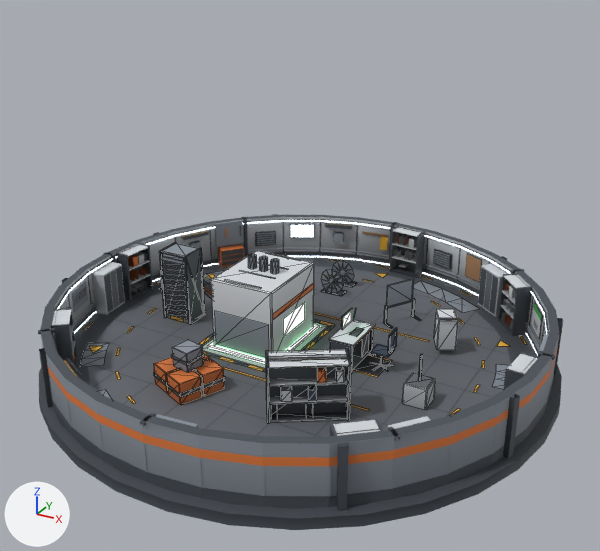
A saved change to the glTF model assets/models/electronics_fab_s_far.glb.
The view is the same before and after, from a camera (50 mm lens) standing at (8.27, -15.03, 9.47) and looking at (0.27, -0.5, 2.2). The axes (+X, +Y, +Z) are drawn at lower left. The lights are the same throughout. The first picture is the older version. Mesh edges are drawn as thin lines on the coarser meshes.

Objects in the first picture: 'Base', 'Interior'.
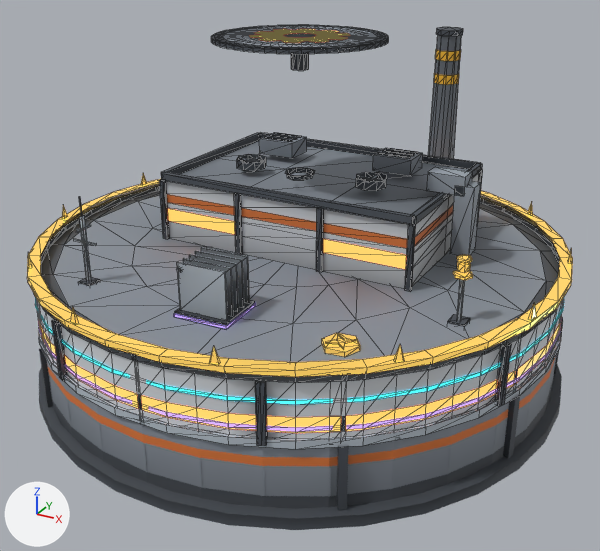
Changed parts and their boxes [x1, y1, x2, y2] in the pictures (600 x 551 px):
'Roof', added
    after: [34, 25, 564, 446]
    faces in mat_palette_001: [34, 25, 564, 446]
    faces in mat_neon_001: [39, 29, 560, 433]
'L5', added
    after: [27, 174, 573, 377]
    faces in mat_l5gold_001: [27, 174, 573, 377]
    faces in mat_palette_001: [448, 279, 470, 327]
'L4', added
    after: [39, 247, 561, 432]
    faces in mat_palette_001: [175, 247, 255, 326]
    faces in mat_l4band_001: [39, 303, 561, 432]
'L2', added
    after: [38, 197, 562, 449]
'L3', added
    after: [35, 298, 564, 405]
'Base', unchanged, covered by the edit
    before: [38, 214, 563, 530]
    after: [38, 318, 563, 530]
'Interior', unchanged, covered by the edit
    before: [80, 242, 527, 423]

The change, as a diff of the scene's bpy script:
```diff
--- a/assets/models/electronics_fab_s_far.glb.py
+++ b/assets/models/electronics_fab_s_far.glb.py
@@ mat_neon_001 @@
+mat_neon_001 = bpy.data.materials.new('Neon.001')
+# nodes: BsdfPrincipled, Mix, OutputMaterial, VertexColor
+# colours: orange #ff8c43, orange #e07a3a, mixed with the vertex colours
@@ mat_l5gold_001 @@
+mat_l5gold_001 = bpy.data.materials.new('L5Gold.001')
+# nodes: BsdfPrincipled, Mix, OutputMaterial, VertexColor
+# colours: orange #cba650, orange #ffd166, mixed with the vertex colours
@@ mat_l4band_001 @@
+mat_l4band_001 = bpy.data.materials.new('L4Band.001')
+# nodes: BsdfPrincipled, Mix, OutputMaterial, VertexColor
+# colours: purple #aa8eff, purple #a78bfa, mixed with the vertex colours
@@ mat_l3band_001 @@
+mat_l3band_001 = bpy.data.materials.new('L3Band.001')
+# nodes: BsdfPrincipled, Mix, OutputMaterial, VertexColor
+# colours: cyan #3ee0ff, mixed with the vertex colours
@@ me_roof @@
+me_roof.from_pydata(...)  # 2004 vertices, 2610 faces; spans x -5.69..5.69, y -5.72..5.72, z 1.38..7.18
+# faces by material slot: [402, 2208]
+me_roof.materials.append(mat_neon_001)
+me_roof.materials.append(mat_palette_001)
@@ me_l5_001 @@
+me_l5_001.from_pydata(...)  # 237 vertices, 282 faces; spans x -5.75..5.75, y -5.75..5.75, z 2.54..3.88
+# faces by material slot: [264, 18]
+me_l5_001.materials.append(mat_l5gold_001)
+me_l5_001.materials.append(mat_palette_001)
@@ me_l4_001 @@
+me_l4_001.from_pydata(...)  # 132 vertices, 141 faces; spans x -5.67..5.67, y -5.67..5.67, z 1.66..3.67
+# faces by material slot: [72, 69]
+me_l4_001.materials.append(mat_l4band_001)
+me_l4_001.materials.append(mat_palette_001)
@@ me_l3 @@
+me_l3.from_pydata(...)  # 64 vertices, 64 faces; spans x -5.67..5.67, y -5.67..5.67, z 2.18..2.26
+me_l3.materials.append(mat_l3band_001)
@@ me_l2_001 @@
+me_l2_001.from_pydata(...)  # 136 vertices, 166 faces; spans x -5.7..5.7, y -5.7..5.7, z 1.34..4.42
+me_l2_001.materials.append(mat_palette_001)
@@ ob_roof @@
+ob_roof = bpy.data.objects.new('Roof', me_roof)
+ob_roof.location = (0.0, 0.0, 0.0)
@@ ob_l5 @@
+ob_l5 = bpy.data.objects.new('L5', me_l5_001)
+ob_l5.location = (0.0, 0.0, 0.0)
@@ ob_l4 @@
+ob_l4 = bpy.data.objects.new('L4', me_l4_001)
+ob_l4.location = (0.0, 0.0, 0.0)
@@ ob_l3 @@
+ob_l3 = bpy.data.objects.new('L3', me_l3)
+ob_l3.location = (0.0, 0.0, 0.0)
@@ ob_l2 @@
+ob_l2 = bpy.data.objects.new('L2', me_l2_001)
+ob_l2.location = (0.0, 0.0, 0.0)
```
